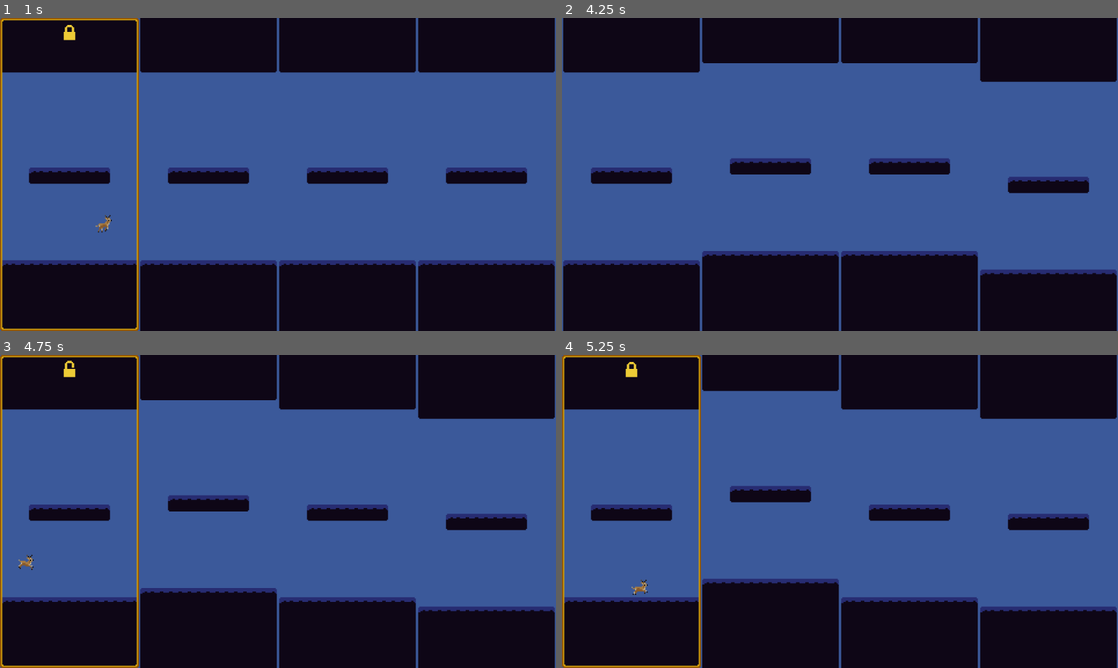
Above: before the commit, frames 1-4 (two rows, left to right).
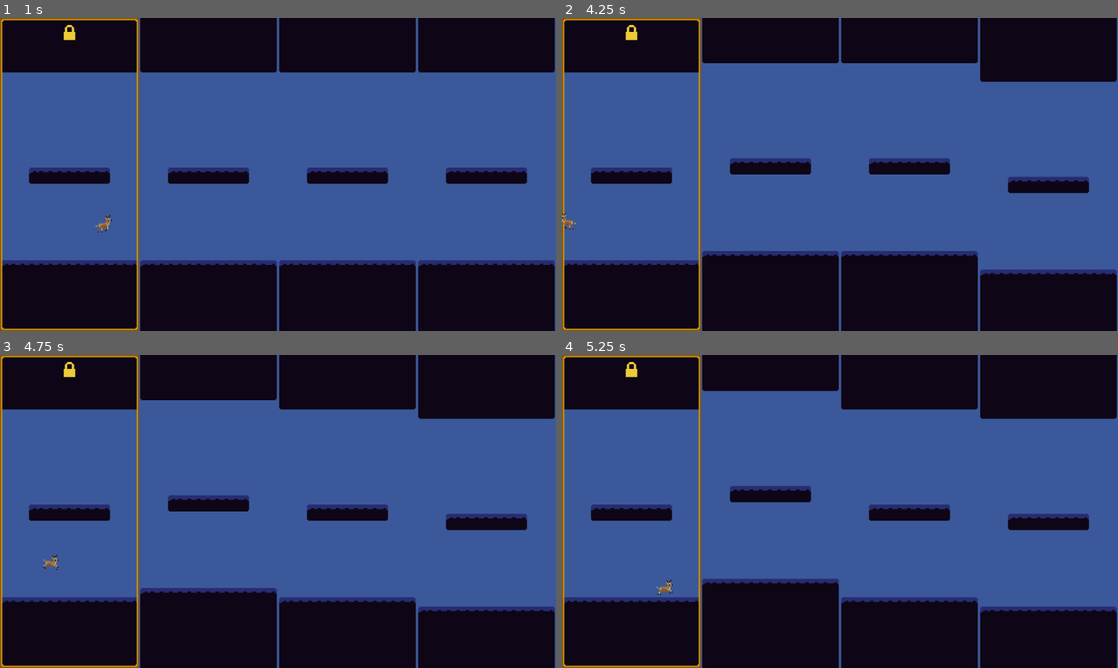
Above: after the commit, the same moments.

Repository: Cheatcode-to-Joy/Tody
Game: Godot game, scene res://scenes/_main/game_space.tscn
The game is run twice, just before and just after one commit, with the same random seed, the same clock (stepped at 60 frames per second) and the same inputs. This scene is started directly instead of the project's main scene.
Inputs (mouse positions are in pixels of both pictures, inside the frame that each line leads up to):
- Up to frame 1 (1 s): tap Enter at 0.5 s; move the mouse to (66, 174) at 0.52 s; hold D (move_right) from 0.53 s (still down); tap Mouse wheel down (scroll_down) at 0.6 s; click (66, 174) at 0.67 s; tap Space (jump) at 0.77 s
- Up to frame 2 (4.25 s): move the mouse to (773, 174) at 1.27 s; tap Mouse wheel up (scroll_up) at 1.35, 2.85 s; click (773, 174) at 1.42 s; tap Space (jump) at 1.52, 2, 3.02, 3.77 s; move the mouse to (906, 174) at 2.02 s; release D (move_right) at 2.03 s; hold A (move_left) from 2.03 s (still down); tap Mouse wheel down (scroll_down) at 2.1, 3.6 s; click (906, 174) at 2.17 s; move the mouse to (1051, 174) at 2.77 s; click (1051, 174) at 2.92 s; tap Enter at 3.5 s; move the mouse to (756, 96) at 3.52 s
- Up to frame 3 (4.75 s): move the mouse to (400, 495) at 4.27 s; release A (move_left) at 4.28 s; hold D (move_right) from 4.28 s (still down); tap Mouse wheel up (scroll_up) at 4.35 s; tap Space (jump) at 4.52 s
- Up to frame 4 (5.25 s): keep holding D (move_right); move the mouse to (728, 527) at 5.02 s; tap Mouse wheel down (scroll_down) at 5.1 s; click (728, 527) at 5.17 s

Frame 1 is identical in both runs. In frame 2, 1.6% of the frame differs, in the area x 0-25%, y 0-100%; in frame 3, 0.1%; in frame 4, 0.1%.

Commit message:
added boundaries for levels

Diff:
--- a/scenes/_main/game_space.gd
+++ b/scenes/_main/game_space.gd
@@ -12,13 +12,11 @@
 	for level_scene in level_scenes:
 		level_instances.append(level_scene.instantiate())
 
-	for level_instance in level_instances:
-		level_instance.end_transition.player_entered.connect(enter_next_level)
-
 	enter_first_level()
 
 func enter_first_level() -> void:
 	add_child(level_instances[current_index])
+	set_active(level_instances[current_index])
 
 func enter_next_level() -> void:
 	if level_instances.size() <= current_index + 1: return
@@ -31,7 +29,12 @@
 	var new_level = level_instances[current_index]
 	add_child(new_level)
 	new_level.position = connection_position - new_level.start_transition.position
+	set_active(new_level)
 
 	var camera_tween = create_tween()
 	camera_tween.tween_property(game_camera, "position", new_level.position, 1.0)
 	camera_tween.tween_callback(camera_tween.kill)
+
+func set_active(level: BaseLevel) -> void:
+	level.end_transition.player_entered.connect(enter_next_level, CONNECT_ONE_SHOT)
+	level.boundary.set_collision_layer_value(1, true)
--- a/scenes/_main/game_space.tscn
+++ b/scenes/_main/game_space.tscn
@@ -5,8 +5,9 @@
 [ext_resource type="PackedScene" uid="uid://dvum35wxpfr6" path="res://scenes/player/player_character.tscn" id="3_q331n"]
 
 [node name="GameSpace" type="Node2D" unique_id=1739904231 node_paths=PackedStringArray("game_camera")]
+y_sort_enabled = true
 script = ExtResource("1_frxhd")
-level_scenes = Array[PackedScene]([ExtResource("2_dngml"), ExtResource("2_dngml")])
+level_scenes = Array[PackedScene]([ExtResource("2_dngml"), ExtResource("2_dngml"), ExtResource("2_dngml")])
 game_camera = NodePath("GameCamera")
 metadata/_custom_type_script = "uid://5fhrcecs208"
 
@@ -14,4 +15,5 @@
 offset = Vector2(480, 270)
 
 [node name="PlayerCharacter" parent="." unique_id=565713581 instance=ExtResource("3_q331n")]
+z_index = 1
 position = Vector2(100, 400)
--- a/scenes/levels/base_level.gd
+++ b/scenes/levels/base_level.gd
@@ -4,3 +4,5 @@
 
 @export var start_transition: TransitionArea
 @export var end_transition: TransitionArea
+
+@export var boundary: StaticBody2D
--- a/scenes/levels/base_level.tscn
+++ b/scenes/levels/base_level.tscn
@@ -4,10 +4,13 @@
 [ext_resource type="PackedScene" uid="uid://bun66ybyogtq5" path="res://scenes/levels/transition_area.tscn" id="1_ukglk"]
 [ext_resource type="Script" uid="uid://dshav4nuf4yp1" path="res://scenes/levels/base_level.gd" id="1_wwrw0"]
 
-[node name="BaseLevel" type="Node2D" unique_id=1146218034 node_paths=PackedStringArray("start_transition", "end_transition")]
+[sub_resource type="WorldBoundaryShape2D" id="WorldBoundaryShape2D_ukglk"]
+
+[node name="BaseLevel" type="Node2D" unique_id=1146218034 node_paths=PackedStringArray("start_transition", "end_transition", "boundary")]
 script = ExtResource("1_wwrw0")
 start_transition = NodePath("TransitionArea1")
 end_transition = NodePath("TransitionArea2")
+boundary = NodePath("BoundaryBody")
 metadata/_custom_type_script = "uid://dshav4nuf4yp1"
 
 [node name="TransitionArea1" parent="." unique_id=1914383132 node_paths=PackedStringArray("attached_slice") instance=ExtResource("1_ukglk")]
@@ -28,3 +31,11 @@
 [node name="TransitionArea2" parent="." unique_id=1607869943 node_paths=PackedStringArray("attached_slice") instance=ExtResource("1_ukglk")]
 position = Vector2(970, 376)
 attached_slice = NodePath("../LevelSlice4")
+
+[node name="BoundaryBody" type="StaticBody2D" parent="." unique_id=1723505877]
+position = Vector2(-8, 0)
+rotation = 1.5707964
+collision_layer = 0
+
+[node name="BoundaryShape" type="CollisionShape2D" parent="BoundaryBody" unique_id=64690604]
+shape = SubResource("WorldBoundaryShape2D_ukglk")
